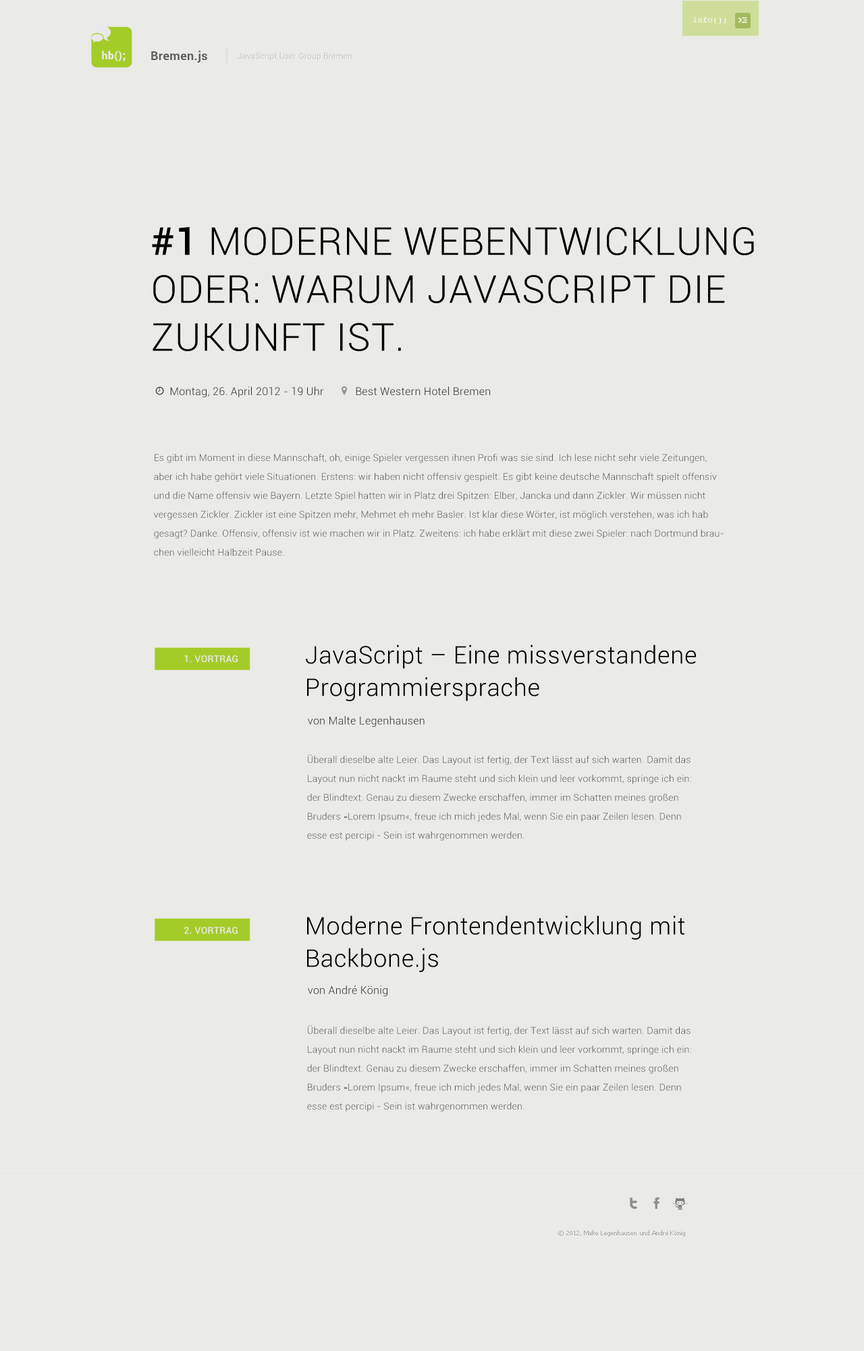
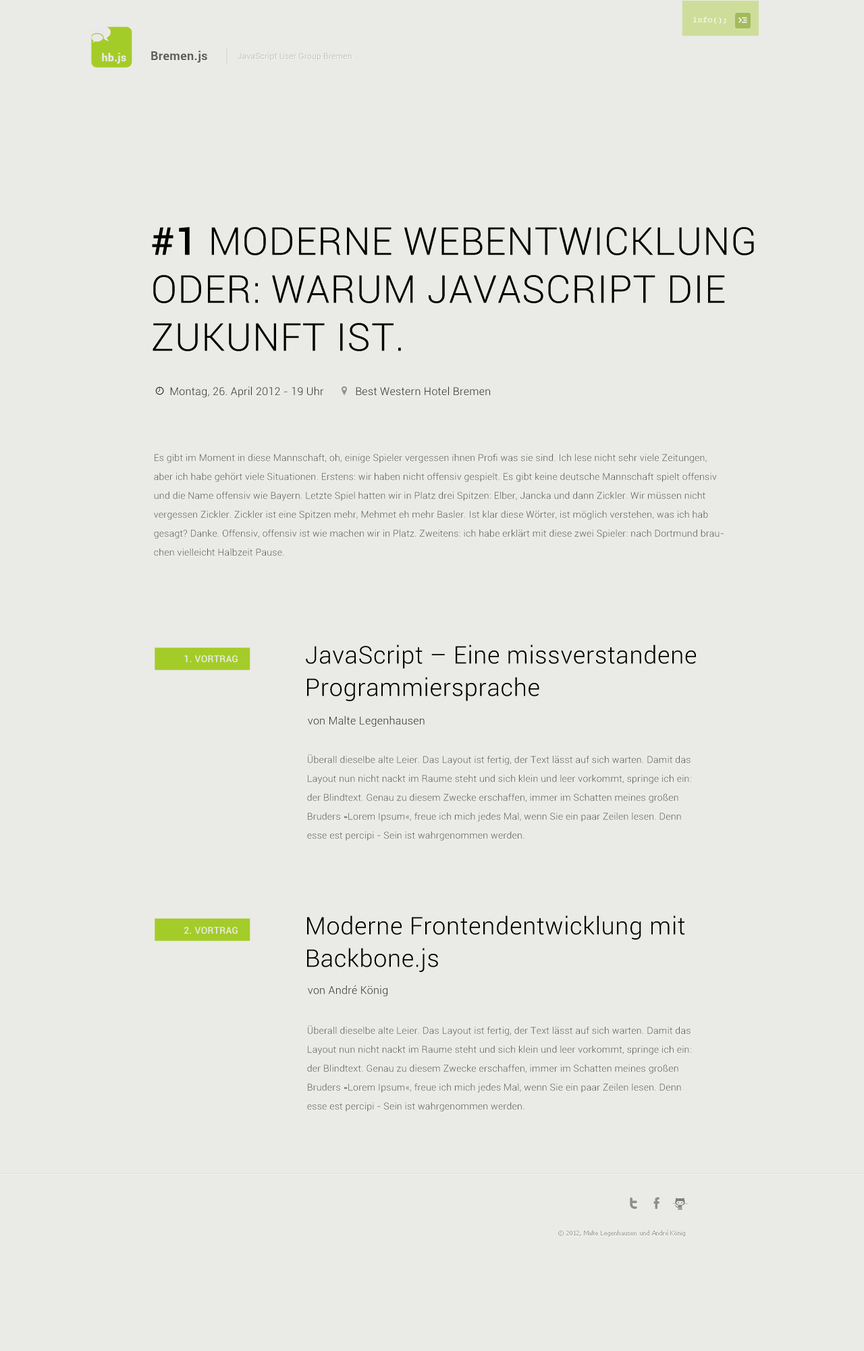
Layered file, before and after one edit (864x1351). Changes by layer:
renamed "hb();" to "hb.js", painted on it over [101, 50, 127, 64]
